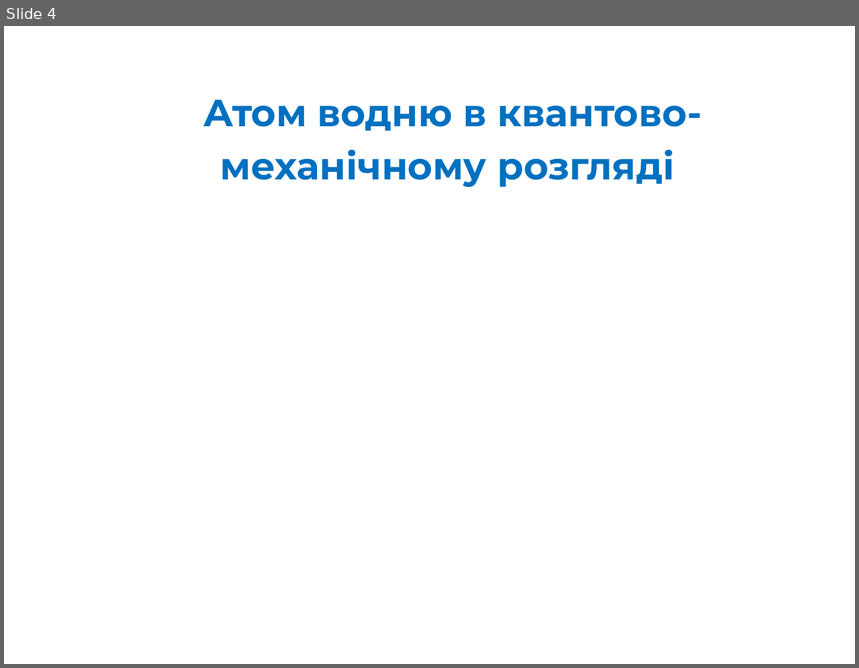
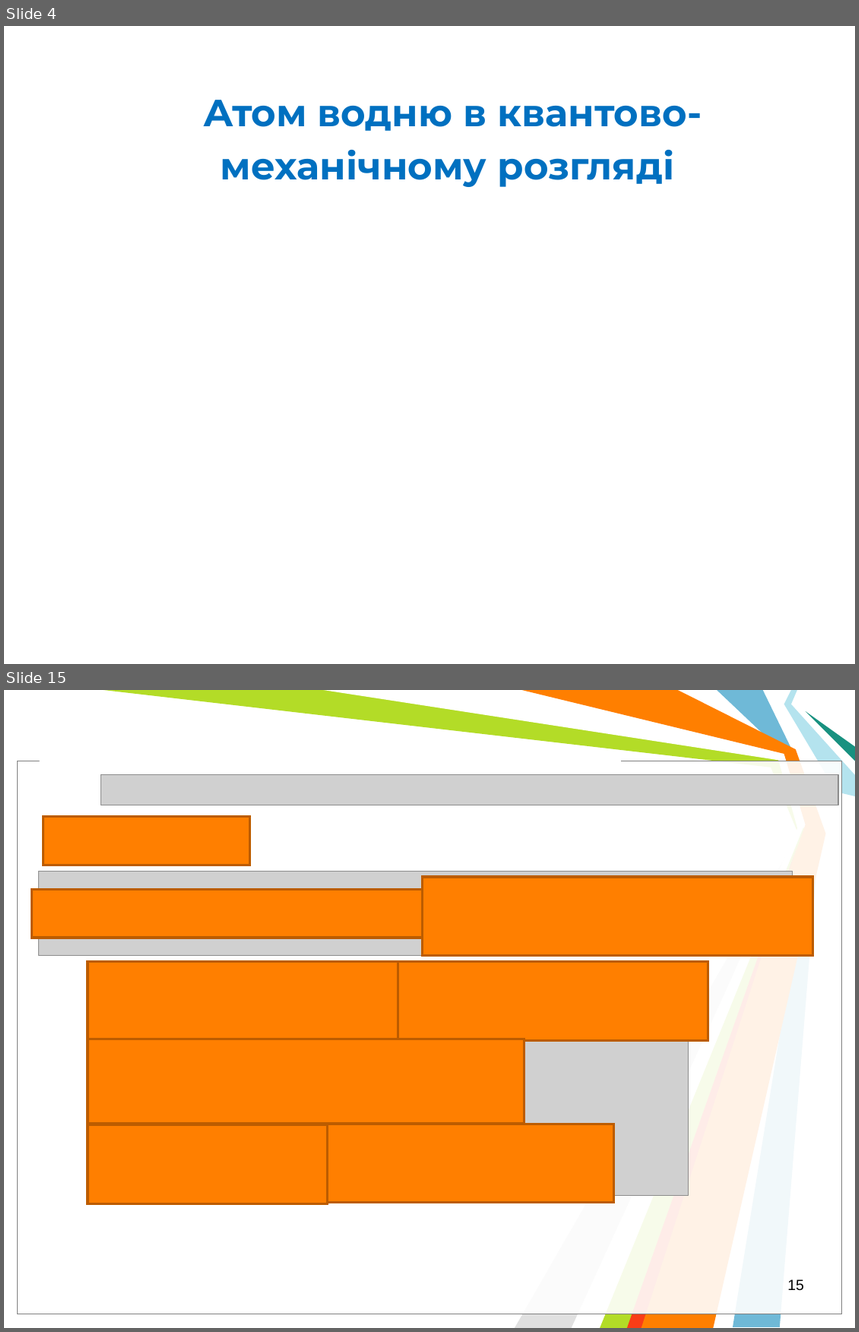
Before and after one commit to l432/NMK, a slide deck: Lecture/Chem/Lessons12/Less00_12sN.ppt. Shown one above the other, each under a label of ours: slide 4 before the commit, slides 4 and 15 after it; the slides between them are not shown. The pictures are 859x668 and 859x1332 pixels, drawn with LibreOffice and Linux fonts; fonts in the diff are those of the drawing; grey boxes stand for pictures; background and template pictures are left out. Boxes give left, top, right and bottom in pixels: in the first picture for what was removed or moved away, otherwise in the second. Text is boxed around its words. In the diff, an @@ line names an element or a change of style, - is before the commit and + after.

```diff
--- a/Lecture/Chem/Lessons12/Less00_12sN.ppt
+++ b/Lecture/Chem/Lessons12/Less00_12sN.ppt
@@ slide 15 added at bbox=[4, 690, 855, 1328], background #FFFFFF @@
@@ freeform shape added at bbox=[104, 690, 806, 1328], fill #B3DC27 @@
@@ freeform shape added at bbox=[323, 690, 805, 1328], fill #FFFFFF @@
@@ freeform shape added at bbox=[522, 690, 826, 1328], fill #FF7F00 @@
@@ freeform shape added at bbox=[718, 690, 820, 1328], fill #6FB9D7 @@
@@ freeform shape added at bbox=[785, 690, 855, 796], fill #B4E3EE @@
@@ freeform shape added at bbox=[806, 711, 855, 761], fill #189180 @@
@@ rectangle added at bbox=[40, 753, 621, 768], fill #FFFFFF @@
@@ rectangle added at bbox=[18, 761, 842, 1315], fill #FFFFFF at 69% opacity, outline #000000 0.74 pt @@
@@ rectangle added at bbox=[18, 761, 842, 1315], fill #FFFFFF at 69% opacity, outline #808080 0.74 pt @@
@@ picture added at bbox=[101, 774, 838, 805] @@
@@ rectangle added at bbox=[44, 817, 250, 866], fill #FF7F00, outline #BC5C00 2.01 pt @@
@@ picture added at bbox=[51, 817, 241, 866] @@
@@ freeform shape added at bbox=[515, 844, 793, 1328], fill #E0E0E0 @@
@@ freeform shape added at bbox=[627, 846, 797, 1328], fill #F93D17 @@
@@ picture added at bbox=[38, 872, 792, 955] @@
@@ rectangle added at bbox=[31, 889, 422, 938], fill #FF7F00, outline #BC5C00 2.01 pt @@
@@ rectangle added at bbox=[422, 877, 813, 957], fill #FF7F00, outline #BC5C00 2.01 pt @@
@@ rectangle added at bbox=[88, 961, 398, 1040], fill #FF7F00, outline #BC5C00 2.01 pt @@
@@ rectangle added at bbox=[398, 961, 709, 1040], fill #FF7F00, outline #BC5C00 2.01 pt @@
@@ picture added at bbox=[88, 968, 688, 1195] @@
@@ rectangle added at bbox=[88, 1039, 524, 1123], fill #FF7F00, outline #BC5C00 2.01 pt @@
@@ rectangle added at bbox=[88, 1125, 328, 1204], fill #FF7F00, outline #BC5C00 2.01 pt @@
@@ rectangle added at bbox=[328, 1124, 614, 1203], fill #FF7F00, outline #BC5C00 2.01 pt @@
@@ page number added at bbox=[788, 1280, 804, 1291], 12.5 pt, text #000000 @@
+15
```
Also in this commit, not shown: 11 other slides added, 5 slides removed, 4 other files.
